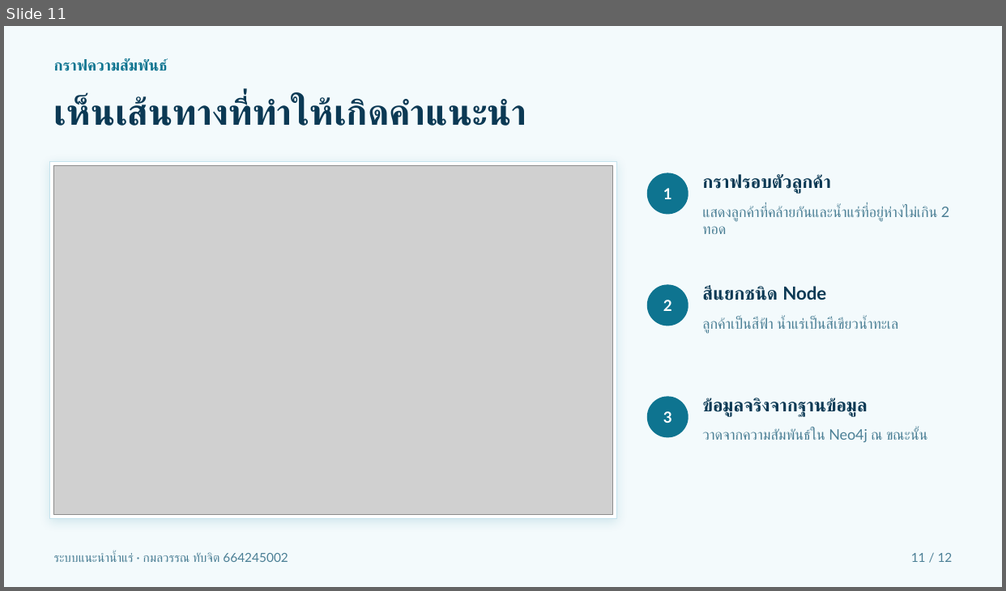
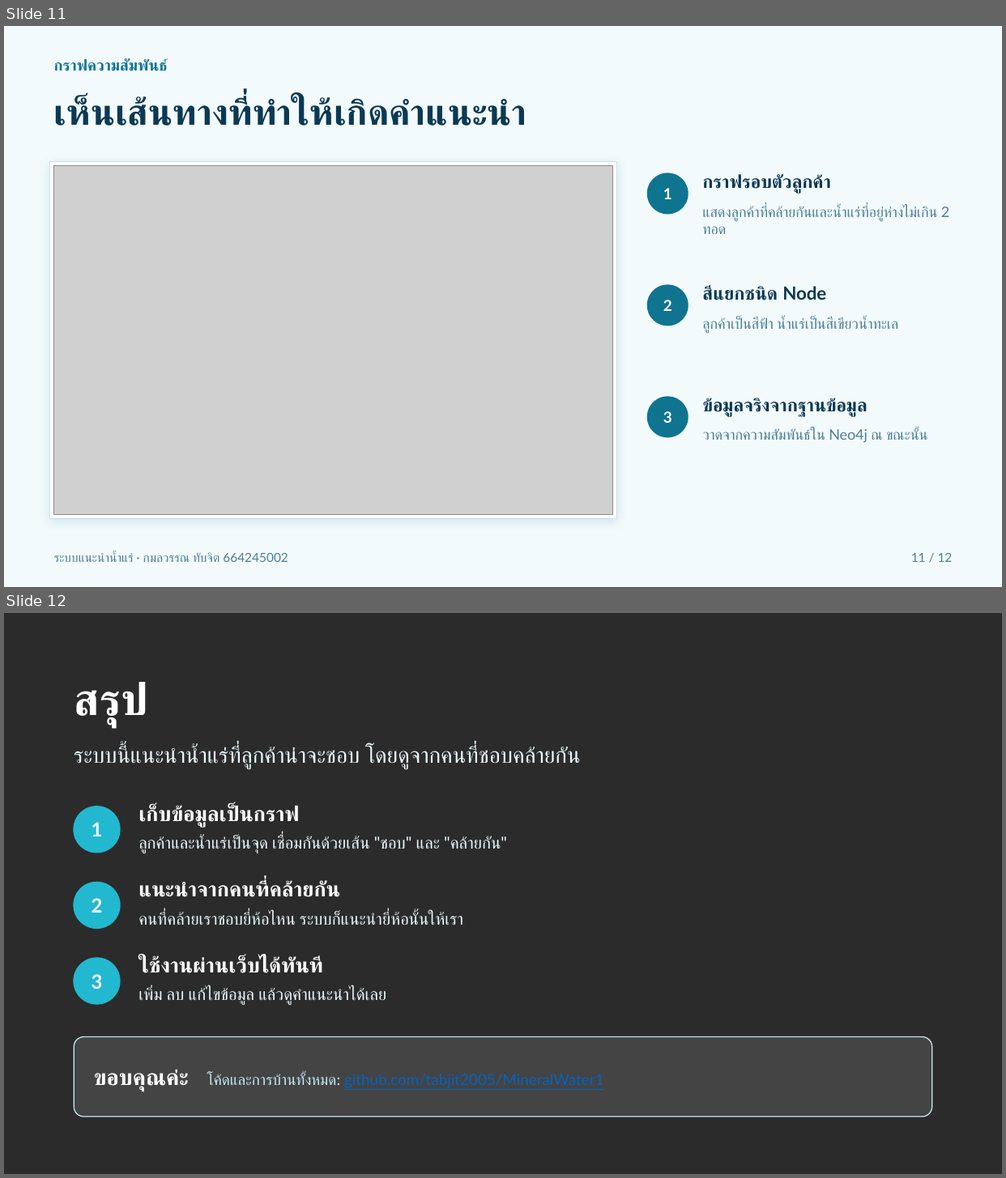
Before and after one commit to tabjit2005/MineralWater1, a slide deck: presentation/MineralWater_Presentation.pptx. Shown one above the other, each under a label of ours: slide 11 before the commit, slides 11 and 12 after it. The pictures are 1006x591 and 1006x1178 pixels, drawn with LibreOffice and Linux fonts; fonts in the diff are those of the drawing; grey boxes stand for pictures; background and template pictures are left out; a plain dark background stands for a picture behind light text. Boxes give left, top, right and bottom in pixels: in the first picture for what was removed or moved away, otherwise in the second. Text is boxed around its words. In the diff, an @@ line names an element or a change of style, - is before the commit and + after.

```diff
--- a/presentation/MineralWater_Presentation.pptx
+++ b/presentation/MineralWater_Presentation.pptx
@@ slide 12 added at (4, 613, 1002, 1174), background picture (left out) @@
@@ text added at (74, 682, 148, 727), 32 pt, text #FFFFFF, bold @@
+สรุป
@@ text added at (74, 746, 580, 769), 16 pt, text #E8F7FB @@
+ระบบนี้แนะนำน้ำแร่ที่ลูกค้าน่าจะชอบ โดยดูจากคนที่ชอบคล้ายกัน
@@ ellipse added at (74, 807, 120, 853), fill #22B8CF, outline #22B8CF 1 pt @@
@@ text added at (138, 805, 300, 827), 15 pt, text #FFFFFF, bold @@
+เก็บข้อมูลเป็นกราฟ
@@ text added at (91, 822, 103, 837), 14 pt, text #FFFFFF, bold @@
+1
@@ text added at (138, 836, 507, 854), 12 pt, text #E8F7FB @@
+ลูกค้าและน้ำแร่เป็นจุด เชื่อมกันด้วยเส้น "ชอบ" และ "คล้ายกัน"
@@ ellipse added at (74, 883, 120, 928), fill #22B8CF, outline #22B8CF 1 pt @@
@@ text added at (91, 898, 103, 913), 14 pt, text #FFFFFF, bold @@
+2
@@ text added at (138, 881, 340, 897), 15 pt, text #FFFFFF, bold @@
+แนะนำจากคนที่คล้ายกัน
@@ text added at (138, 912, 463, 925), 12 pt, text #E8F7FB @@
+คนที่คล้ายเราชอบยี่ห้อไหน ระบบก็แนะนำยี่ห้อนั้นให้เรา
@@ ellipse added at (74, 958, 120, 1004), fill #22B8CF, outline #22B8CF 1 pt @@
@@ text added at (91, 974, 103, 989), 14 pt, text #FFFFFF, bold @@
+3
@@ text added at (138, 956, 322, 973), 15 pt, text #FFFFFF, bold @@
+ใช้งานผ่านเว็บได้ทันที
@@ text added at (138, 987, 386, 1005), 12 pt, text #E8F7FB @@
+เพิ่ม ลบ แก้ไขข้อมูล แล้วดูคำแนะนำได้เลย
@@ rounded rectangle added at (74, 1037, 932, 1117), fill #FFFFFF at 12% opacity, outline #BFEAF3 0.75 pt @@
@@ text added at (94, 1070, 603, 1092), 11 pt, text #0563C1, underline @@
+ขอบคุณค่ะ โค้ดและการบ้านทั้งหมด: github.com/tabjit2005/MineralWater1
```
Also in this commit, not shown: 1 slide removed.
